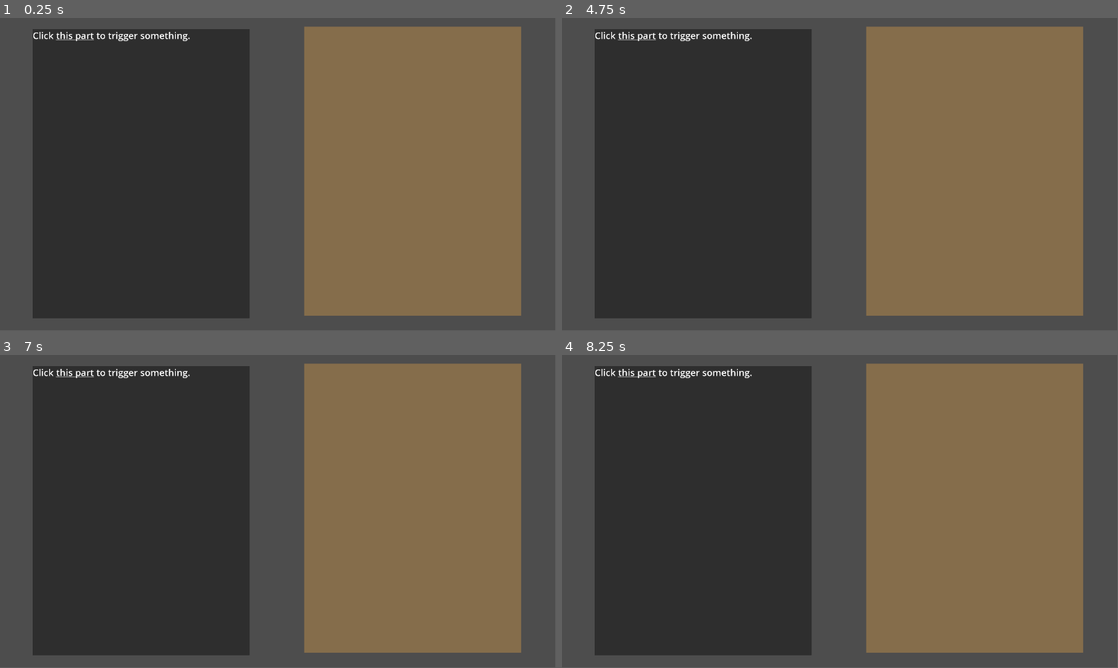
Above: before the commit, frames 1-4 (two rows, left to right).
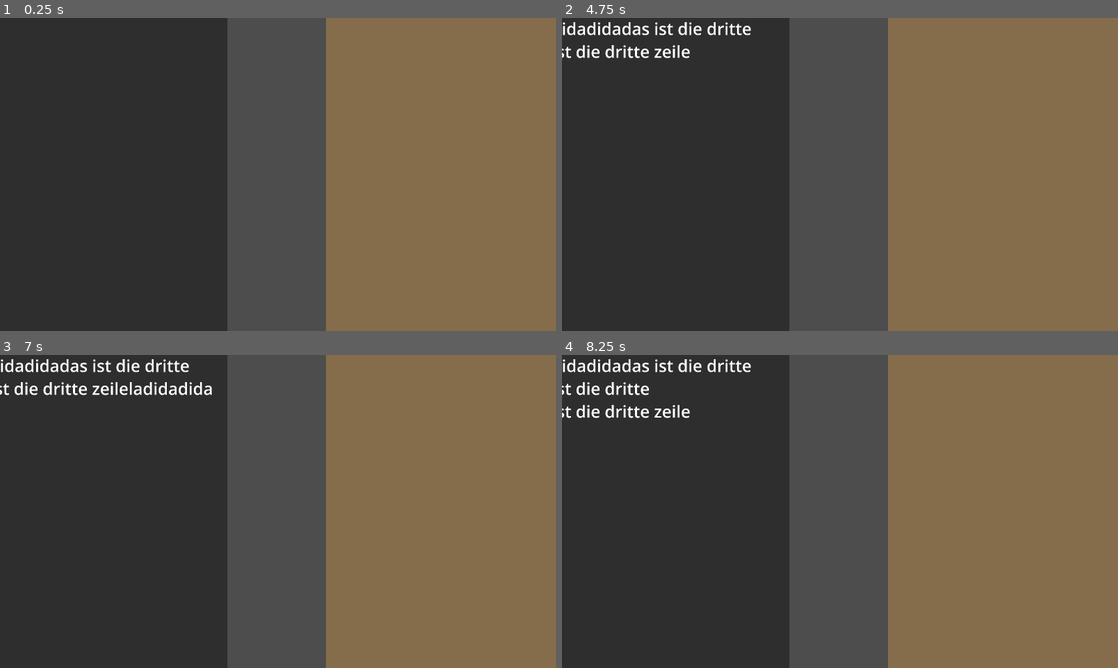
Above: after the commit, the same moments.

Repository: StefanLewin/LastCall
Game: Godot game, scene res://scenes/game.tscn
Same seed, same stepped clock (60 frames per second), same inputs: the game is played once before the commit and once after it.
Inputs (mouse positions are in pixels of both pictures, inside the frame that each line leads up to):
- Up to frame 1 (0.25 s): no input
- Up to frame 2 (4.75 s): tap Enter (ui_accept) at 0.5, 0.77, 1.25, 1.52, 2, 2.75, 3.02, 3.5, 3.77, 4.25, 4.52 s; move the mouse to (973, 171) at 0.52 s; click (973, 171) at 0.67 s; move the mouse to (728, 190) at 1.27 s; click (728, 190) at 1.42 s; move the mouse to (895, 105) at 2.02 s; click (895, 105) at 2.17 s; move the mouse to (812, 237) at 2.77 s; click (812, 237) at 2.92 s; move the mouse to (1006, 221) at 3.52 s; click (1006, 221) at 3.67 s; move the mouse to (673, 127) at 4.27 s; click (673, 127) at 4.42 s
- Up to frame 3 (7 s): move the mouse to (305, 511) at 5.02 s; click (305, 511) at 5.17 s; move the mouse to (194, 433) at 5.77 s; click (194, 433) at 5.92 s; tap Enter (ui_accept) at 6.02, 6.77 s; move the mouse to (400, 495) at 6.52 s; click (400, 495) at 6.67 s
- Up to frame 4 (8.25 s): move the mouse to (728, 527) at 7.27 s; click (728, 527) at 7.42 s; tap Enter (ui_accept) at 7.52 s; move the mouse to (895, 442) at 8.02 s; click (895, 442) at 8.17 s
In our replay, the window is 799x449 before the commit and 800x450 after it. These sizes can differ from the game's own. Grey fills any space a smaller window leaves; there, only what the larger window draws over its background counts as a difference.

The runs differ from the first frame. In frame 1, 25% of the frame differs, in the area x 0-100%, y 0-100%; in frame 2, 25%; in frame 3, 26%; in frame 4, 25%.

Commit message:
Combine dialog manager with first UI

Diff:
--- a/assets/json/example.json
+++ b/assets/json/example.json
@@ -8,7 +8,7 @@
 		  "from": "Sarah",
 		  "time": "2025-08-24T15:30:00Z",
 		  "transcript": [
-			"Lorem ipsum...",
+			"Ich habe heute mit [url=Maria] Maria [/url]  gesprochen. ",
 			"ladidadida",
 			"das ist die dritte zeile"
 			]
--- a/example.json
+++ /dev/null
@@ -1,27 +0,0 @@
-{
-    "character": {
-      "id": 1,
-      "name": "Marcus Steel",
-      "phoneCalls": [
-        {
-          "callId": 101,
-          "from": "Sarah",
-          "time": "2025-08-24T15:30:00Z",
-          "transcript": "Lorem ipsum..."
-        },
-        {
-            "callId": 102,
-            "from": "Paul",
-            "time": "2025-08-24T15:30:00Z",
-            "transcript": "Lorem ipsum..."
-          },
-          {
-            "callId": 103,
-            "from": "Jessica",
-            "time": "2025-08-24T15:30:00Z",
-            "transcript": "Lorem ipsum..."
-          }
-
-      ]
-    }
-  }
--- a/project.godot
+++ b/project.godot
@@ -19,6 +19,13 @@
 
 GameManager="*res://scripts/game_manager.gd"
 
+[display]
+
+window/size/viewport_width=1920
+window/size/viewport_height=1080
+window/stretch/aspect="expand"
+window/stretch/scale=3.0
+
 [rendering]
 
 renderer/rendering_method="gl_compatibility"
--- a/scenes/transcript.tscn
+++ b/scenes/transcript.tscn
@@ -1,6 +1,7 @@
-[gd_scene load_steps=2 format=3 uid="uid://capa8f5hs0iv7"]
+[gd_scene load_steps=3 format=3 uid="uid://capa8f5hs0iv7"]
 
 [ext_resource type="Script" uid="uid://o66t8umuh1x8" path="res://scripts/transcript.gd" id="1_yaytj"]
+[ext_resource type="Script" uid="uid://drprf1ww1026r" path="res://manager/dialog_manager.gd" id="2_yaytj"]
 
 [node name="Notepad" type="Control"]
 custom_minimum_size = Vector2(1500, 2000)
@@ -10,6 +11,15 @@
 offset_bottom = 2000.0
 script = ExtResource("1_yaytj")
 
+[node name="DialogManagerComponent" type="Node" parent="." node_paths=PackedStringArray("label_call", "label_caller_name", "label_called_name", "label_time")]
+script = ExtResource("2_yaytj")
+calls_text_file = "res://assets/json/example.json"
+label_call = NodePath("../Panel/VBoxContainer/Call Transcript")
+label_caller_name = NodePath("../Panel/VBoxContainer/Caller/Value")
+label_called_name = NodePath("../Panel/VBoxContainer/Called/Value")
+label_time = NodePath("../Panel/VBoxContainer/Time/Value")
+metadata/_custom_type_script = "uid://drprf1ww1026r"
+
 [node name="Panel" type="Panel" parent="."]
 layout_mode = 1
 anchors_preset = 15
@@ -18,13 +28,77 @@
 grow_horizontal = 2
 grow_vertical = 2
 
-[node name="RichTextLabel" type="RichTextLabel" parent="Panel"]
+[node name="VBoxContainer" type="VBoxContainer" parent="Panel"]
 layout_mode = 1
 anchors_preset = 15
 anchor_right = 1.0
 anchor_bottom = 1.0
 grow_horizontal = 2
 grow_vertical = 2
+theme_override_constants/separation = 20
+
+[node name="Caller" type="HBoxContainer" parent="Panel/VBoxContainer"]
+custom_minimum_size = Vector2(0, 50)
+layout_mode = 2
+
+[node name="Label" type="RichTextLabel" parent="Panel/VBoxContainer/Caller"]
+custom_minimum_size = Vector2(150, 50)
+layout_mode = 2
+theme_override_colors/default_color = Color(1, 1, 1, 1)
+theme_override_font_sizes/normal_font_size = 40
+text = "Caller:"
+fit_content = true
+vertical_alignment = 1
+
+[node name="Value" type="RichTextLabel" parent="Panel/VBoxContainer/Caller"]
+layout_mode = 2
+size_flags_horizontal = 3
+theme_override_font_sizes/normal_font_size = 40
+text = "Stefan"
+
+[node name="Called" type="HBoxContainer" parent="Panel/VBoxContainer"]
+custom_minimum_size = Vector2(0, 50)
+layout_mode = 2
+
+[node name="Label" type="RichTextLabel" parent="Panel/VBoxContainer/Called"]
+custom_minimum_size = Vector2(150, 50)
+layout_mode = 2
+theme_override_colors/default_color = Color(1, 1, 1, 1)
+theme_override_font_sizes/normal_font_size = 40
+text = "Called:"
+fit_content = true
+vertical_alignment = 1
+
+[node name="Value" type="RichTextLabel" parent="Panel/VBoxContainer/Called"]
+layout_mode = 2
+size_flags_horizontal = 3
+theme_override_font_sizes/normal_font_size = 40
+text = "Maria"
+
+[node name="Time" type="HBoxContainer" parent="Panel/VBoxContainer"]
+custom_minimum_size = Vector2(0, 50)
+layout_mode = 2
+alignment = 2
+
+[node name="Label" type="RichTextLabel" parent="Panel/VBoxContainer/Time"]
+custom_minimum_size = Vector2(150, 50)
+layout_mode = 2
+theme_override_colors/default_color = Color(1, 1, 1, 1)
+theme_override_font_sizes/normal_font_size = 40
+text = "Time:"
+fit_content = true
+vertical_alignment = 1
+
+[node name="Value" type="RichTextLabel" parent="Panel/VBoxContainer/Time"]
+custom_minimum_size = Vector2(500, 0)
+layout_mode = 2
+theme_override_font_sizes/normal_font_size = 40
+text = "Maria"
+horizontal_alignment = 2
+
+[node name="Call Transcript" type="RichTextLabel" parent="Panel/VBoxContainer"]
+layout_mode = 2
+size_flags_vertical = 3
 theme_override_font_sizes/normal_font_size = 64
 bbcode_enabled = true
 text = "Click [url=this part]this part[/url] to trigger something.
--- a/scripts/transcript.gd
+++ b/scripts/transcript.gd
@@ -1,11 +1,12 @@
 extends Control
 
-@onready var rich_text_label: RichTextLabel = $Panel/RichTextLabel
+@onready var call_transcript: RichTextLabel = $"Panel/VBoxContainer/Call Transcript"
+
 const popup_scene = preload("res://scenes/text_block.tscn")
 var active_popup: Node = null
 
 func _ready():
-	rich_text_label.connect("meta_clicked", Callable(self, "_on_meta_clicked"))
+	call_transcript.connect("meta_clicked", Callable(self, "_on_meta_clicked"))
 
 
 func _on_meta_clicked(meta):
